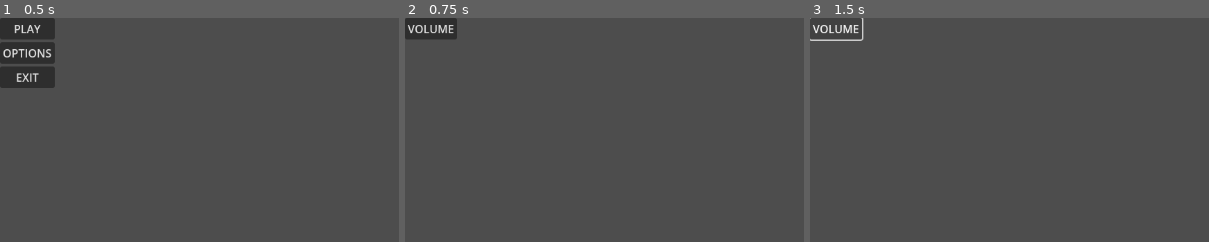
Above: before the commit, frames 1-3 (left to right).
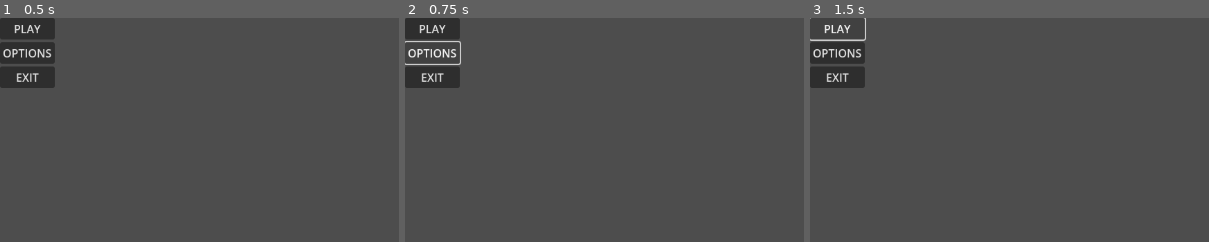
Above: after the commit, the same moments.

Repository: Childish-Stephan/some-repo
Game: Godot game, scene res://Menus/main_menu.tscn
The game is run twice, just before and just after one commit, with the same random seed, the same clock (stepped at 60 frames per second) and the same inputs.
Inputs (mouse positions are % of the whole screen's width and height, from its top left):
- Up to frame 1 (0.5 s): no input
- Up to frame 2 (0.75 s): click "OPTIONS" at 0.5 s
- Up to frame 3 (1.5 s): click (3, 2) at 1.25 s, where only the run after the commit has a clickable "PLAY"
The pictures show only the part of the screen within x 0-50%, y 0-50%; the shares and areas given below are measured in that part.

Frame 1 is identical in both runs. In frame 2, 2.0% of the frame differs, in the area x 0-15%, y 0-32%; in frame 3, 2.8%.
Error after the commit: Parse Error: Identifier "SceneManager" not declared in the current scope. (res://Script/Menus/mainMenu.gd:4)

Commit message:
Fix issue with option menu not redirecting back to the previous scene

Diff:
--- a/Script/Menus/mainMenu.gd
+++ b/Script/Menus/mainMenu.gd
@@ -1,10 +1,10 @@
 extends Control
 
 func pressed_on_play_button():
-	get_tree().change_scene_to_file("res://Levels/test_level.tscn")
+	SceneManager.load_scene("res://Levels/test_level.tscn")
 
 func pressed_on_options_button():
-	get_tree().change_scene_to_file("res://Menus/options_menu.tscn")
+	SceneManager.load_scene("res://Menus/options_menu.tscn")
 
 func pressed_on_exit_button():
 	get_tree().quit()
--- a/Script/Menus/optionsMenu.gd
+++ b/Script/Menus/optionsMenu.gd
@@ -1,5 +1,11 @@
 extends Control
+
+const PauseMenu = preload("res://Script/Menus/pauseMenu.gd")
+@onready var pause_menu = $"."
+
 
 func _process(delta):
 	if Input.is_action_just_pressed("backButton"):
-		pass
+		SceneManager.go_back()
+		if SceneManager.sceneArray.has("res://Levels/test_level.tscn"):
+			get_tree().paused = true
--- a/Script/Menus/pauseMenu.gd
+++ b/Script/Menus/pauseMenu.gd
@@ -6,6 +6,8 @@
 func _process(delta: float) -> void:
 	if Input.is_action_just_pressed("pauseButton"):
 		paused_or_unpaused()
+		SceneManager.scene_file_path = "res://Menus/pause_menu.tscn"
+
 
 func paused_or_unpaused():
 	if get_tree().paused == true:
@@ -17,10 +19,9 @@
 		get_tree().paused = true
 
 
-
 func pressed_on_options_button():
 	get_tree().paused = false
-	get_tree().change_scene_to_file("res://Menus/options_menu.tscn")
+	SceneManager.load_scene("res://Menus/options_menu.tscn")
 
 func pressed_on_exit_button():
 	get_tree().quit()
--- /dev/null
+++ b/scene_manager.gd
@@ -0,0 +1,27 @@
+# SceneManager.gd
+extends Node
+
+
+# Keep track of the scene
+var sceneArray: Array = []
+
+func _ready():
+	# Loads the initial scene
+	load_scene("res://Menus/main_menu.tscn")
+
+func load_scene(scene_path: String) -> void:
+	# Gets the current scene and add it to the scene history array alongside the filename
+	if get_tree().current_scene:
+		sceneArray.append(get_tree().current_scene.scene_file_path)
+
+	# When we load the scene, we want to change the scene to some other path
+	get_tree().change_scene_to_packed(load(scene_path))
+
+func go_back() -> void:
+	# Only execute if the array has a value bigger than 0
+	if sceneArray.size() > 0:
+		var previous_scene = sceneArray.pop_back()
+		get_tree().change_scene_to_packed(load(previous_scene))
+		print(sceneArray, previous_scene)
+		if previous_scene == "res://Levels/test_level.tscn":
+			get_tree().paused = true
